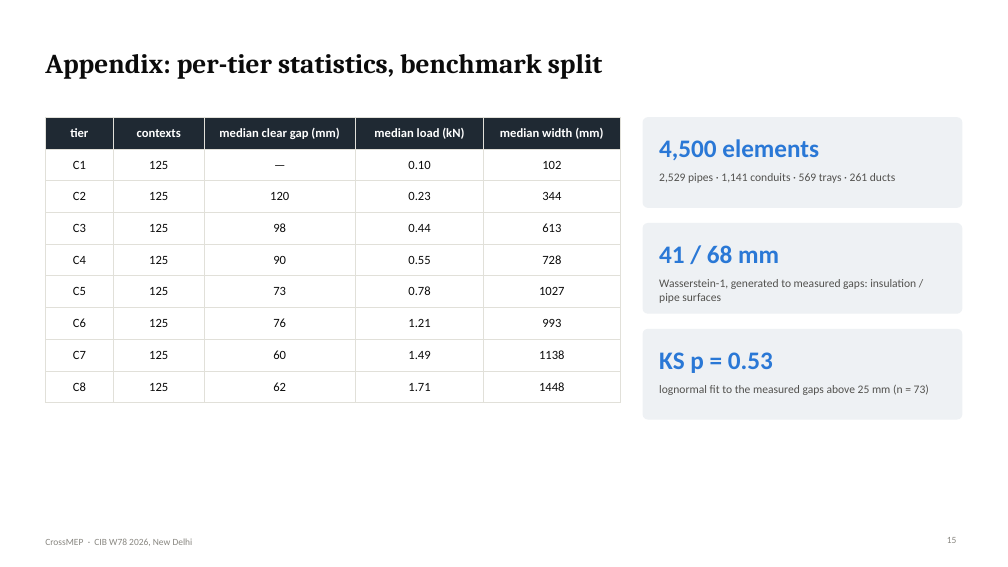
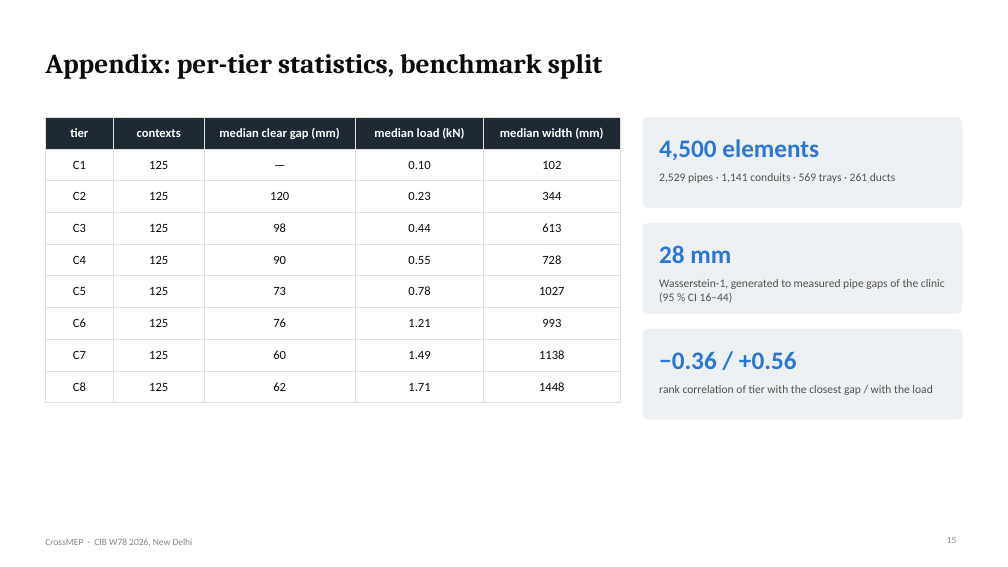
Before and after one commit to lavinia-ped/CrossMEP_Dataset, a slide deck: slide 15 of docs/CrossMEP_CIBW78_talk.pptx. Drawn at 1008x567 pixels with LibreOffice and Linux fonts; fonts in the diff are those of the drawing. Boxes give left, top, right and bottom in pixels: in the first picture for what was removed or moved away, otherwise in the second. Text is boxed around its words. In the diff, an @@ line names an element or a change of style, - is before the commit and + after.

```diff
--- a/docs/CrossMEP_CIBW78_talk.pptx
+++ b/docs/CrossMEP_CIBW78_talk.pptx
@@ text at [659, 245, 731, 263]: text changed @@
-41 / 68 mm
+28 mm
@@ text at [659, 279, 945, 303]: text changed @@
-Wasserstein-1, generated to measured gaps: insulation / pipe surfaces
+Wasserstein-1, generated to measured pipe gaps of the clinic (95 % CI 16–44)
@@ text at [659, 352, 797, 369]: text changed @@
-KS p = 0.53
+−0.36 / +0.56
@@ text at [659, 385, 932, 395]: text changed @@
-lognormal fit to the measured gaps above 25 mm (n = 73)
+rank correlation of tier with the closest gap / with the load
```
Also in this commit, not shown: 3 other slides changed, 3 slides added, 2 slides removed, 32 other files.
